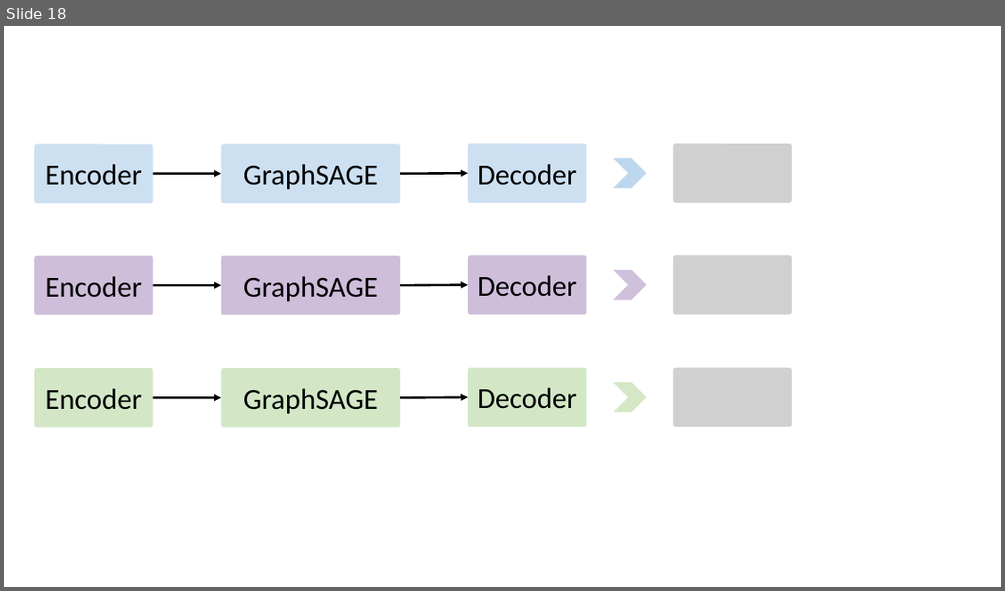
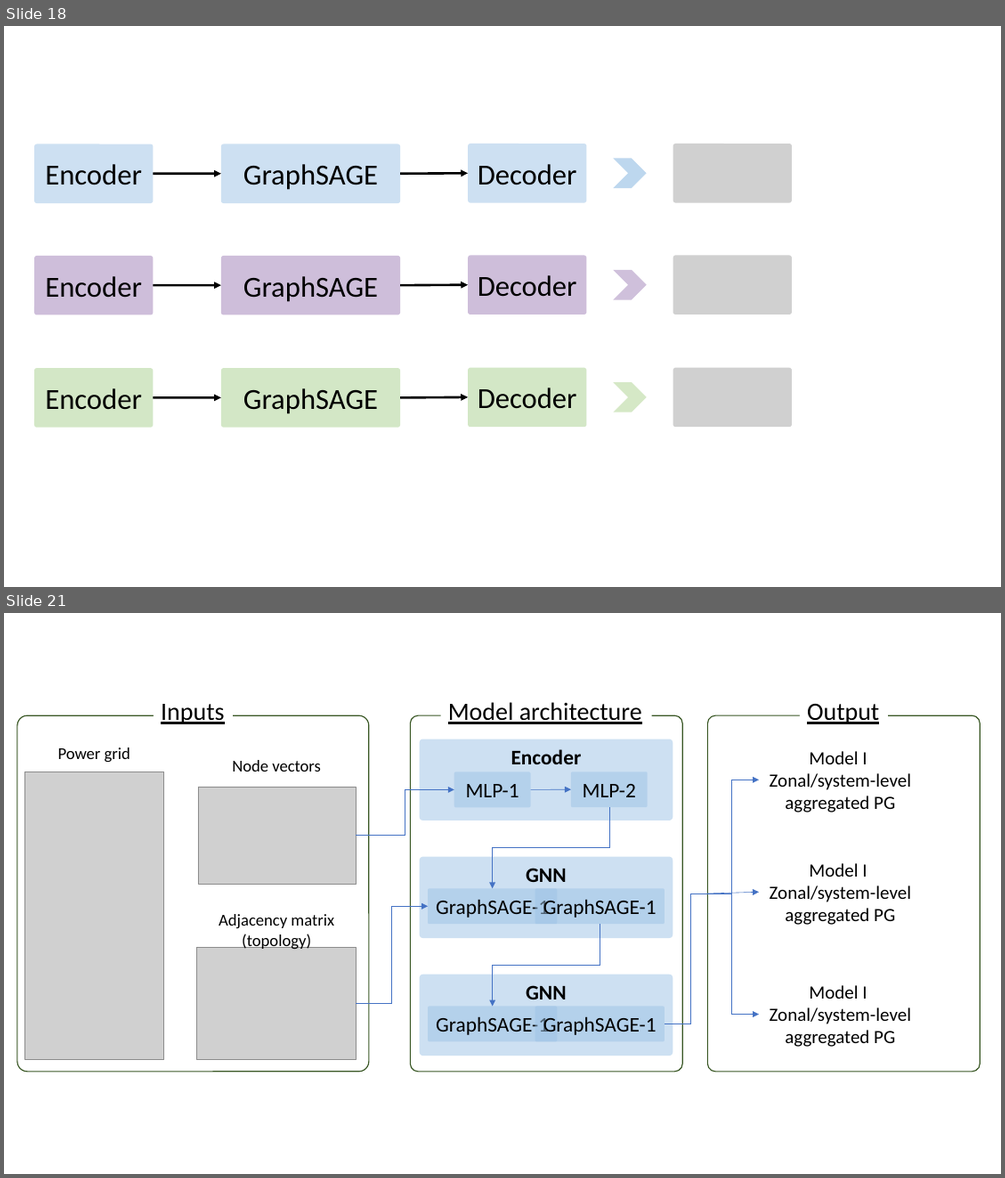
Before and after one commit to yadong-zhang/GNN_SCUC, a slide deck: submission/figures/figs.pptx. Shown one above the other, each under a label of ours: slide 18 before the commit, slides 18 and 21 after it; the slides between them are not shown. The pictures are 1005x591 and 1005x1178 pixels, drawn with LibreOffice and Linux fonts; fonts in the diff are those of the drawing; grey boxes stand for pictures. Boxes give left, top, right and bottom in pixels: in the first picture for what was removed or moved away, otherwise in the second. Text is boxed around its words. In the diff, an @@ line names an element or a change of style, - is before the commit and + after.

Commit message:
Add new figures

```diff
--- a/submission/figures/figs.pptx
+++ b/submission/figures/figs.pptx
@@ slide 21 added at box(4, 613, 1001, 1174), background #FFFFFF @@
@@ rounded rectangle added at box(17, 715, 369, 1071), outline #385723 1 pt @@
@@ text added at box(161, 704, 224, 724), 24 pt, text #000000, underline @@
+Inputs
@@ rounded rectangle added at box(410, 715, 682, 1071), outline #385723 1 pt @@
@@ text added at box(448, 702, 642, 724), 24 pt, text #000000, underline @@
+Model architecture
@@ rounded rectangle added at box(708, 715, 979, 1071), outline #385723 1 pt @@
@@ text added at box(807, 704, 879, 724), 24 pt, text #000000, underline @@
+Output
@@ rounded rectangle added at box(420, 739, 673, 821), fill #9DC3E6 at 50% opacity, 20 pt, text #000000, bold @@
+Encoder
@@ picture added at box(24, 771, 164, 1059) @@
@@ text added at box(58, 747, 130, 763), 16 pt, text #000000 @@
+Power grid
@@ text added at box(232, 760, 321, 771), 16 pt, text #000000 @@
+Node vectors
@@ rounded rectangle added at box(454, 771, 531, 807), fill #9DC3E6 at 50% opacity, 20 pt, text #000000 @@
+MLP-1
@@ rounded rectangle added at box(571, 771, 647, 807), fill #9DC3E6 at 50% opacity, 20 pt, text #000000 @@
+MLP-2
@@ text added at box(769, 751, 911, 812), 18 pt, text #000000 @@
+Model I
+Zonal/system-level aggregated PG
@@ picture added at box(198, 787, 356, 884) @@
@@ elbow arrow added from (356, 835) to (454, 789), #4472C4 0.5 pt @@
@@ arrow added from (531, 789) to (571, 789), #4472C4 0.5 pt @@
@@ elbow arrow added from (708, 893) to (760, 779), #4472C4 0.5 pt @@
@@ elbow arrow added from (609, 807) to (493, 888), #4472C4 0.5 pt @@
@@ rounded rectangle added at box(420, 857, 673, 938), fill #9DC3E6 at 50% opacity, 20 pt, text #000000, bold @@
+GNN
@@ text added at box(769, 863, 911, 925), 18 pt, text #000000 @@
+Model I
+Zonal/system-level aggregated PG
@@ elbow arrow added from (356, 1004) to (428, 906), #4472C4 0.5 pt @@
@@ rounded rectangle added at box(428, 888, 558, 924), fill #9DC3E6 at 50% opacity, 20 pt, text #000000 @@
+GraphSAGE-1
@@ rounded rectangle added at box(535, 888, 664, 924), fill #9DC3E6 at 50% opacity, 20 pt, text #000000 @@
+GraphSAGE-1
@@ elbow line added from (664, 1023) to (708, 893), #4472C4 0.5 pt @@
@@ arrow added from (708, 893) to (760, 892), #4472C4 0.5 pt @@
@@ elbow arrow added from (708, 893) to (760, 1013), #4472C4 0.5 pt @@
@@ text added at box(218, 914, 334, 950), 16 pt, text #000000 @@
+Adjacency matrix
+(topology)
@@ elbow arrow added from (600, 925) to (493, 1006), #4472C4 0.5 pt @@
@@ picture added at box(197, 948, 356, 1060) @@
@@ rounded rectangle added at box(420, 974, 673, 1055), fill #9DC3E6 at 50% opacity, 20 pt, text #000000, bold @@
+GNN
@@ text added at box(769, 985, 911, 1046), 18 pt, text #000000 @@
+Model I
+Zonal/system-level aggregated PG
@@ rounded rectangle added at box(428, 1006, 558, 1041), fill #9DC3E6 at 50% opacity, 20 pt, text #000000 @@
+GraphSAGE-1
@@ rounded rectangle added at box(535, 1006, 664, 1041), fill #9DC3E6 at 50% opacity, 20 pt, text #000000 @@
+GraphSAGE-1
```
Also in this commit, not shown: 2 slides changed, 2 other slides added.
